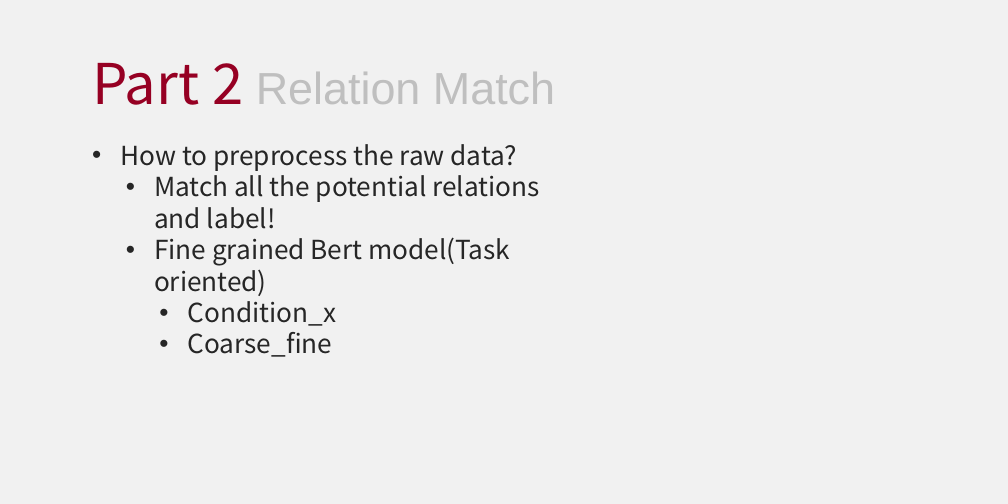
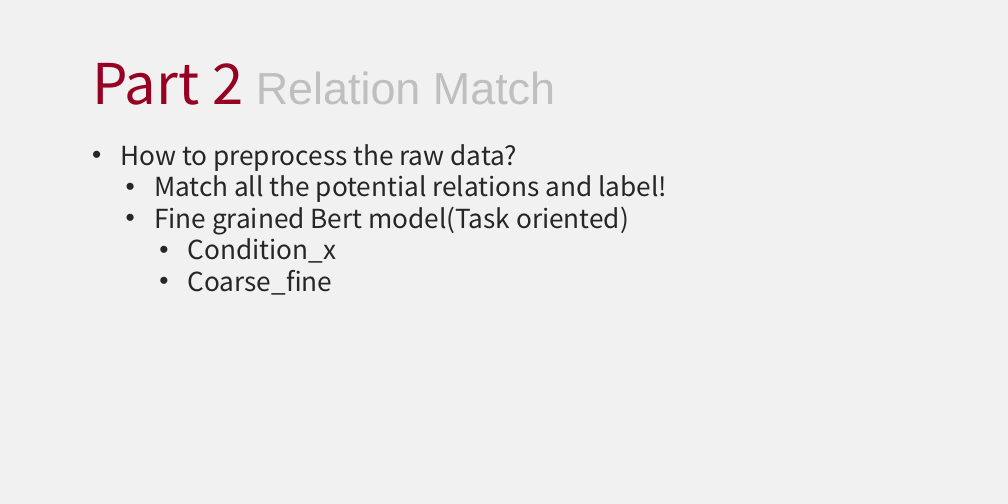
Before and after one commit to HourunLi/CCKS2022, a slide deck: slide 9 of Report.pptx. Drawn at 1008x504 pixels with LibreOffice and Linux fonts; fonts in the diff are those of the drawing. Boxes give left, top, right and bottom in pixels: in the first picture for what was removed or moved away, otherwise in the second. Text is boxed around its words. In the diff, an @@ line names an element or a change of style, - is before the commit and + after.

```diff
--- a/Report.pptx
+++ b/Report.pptx
@@ text "How to preprocess the raw ..." rewrapped from [120, 144, 539, 357] to [120, 144, 667, 295] @@
```
Also in this commit, not shown: 2 other slides changed.
